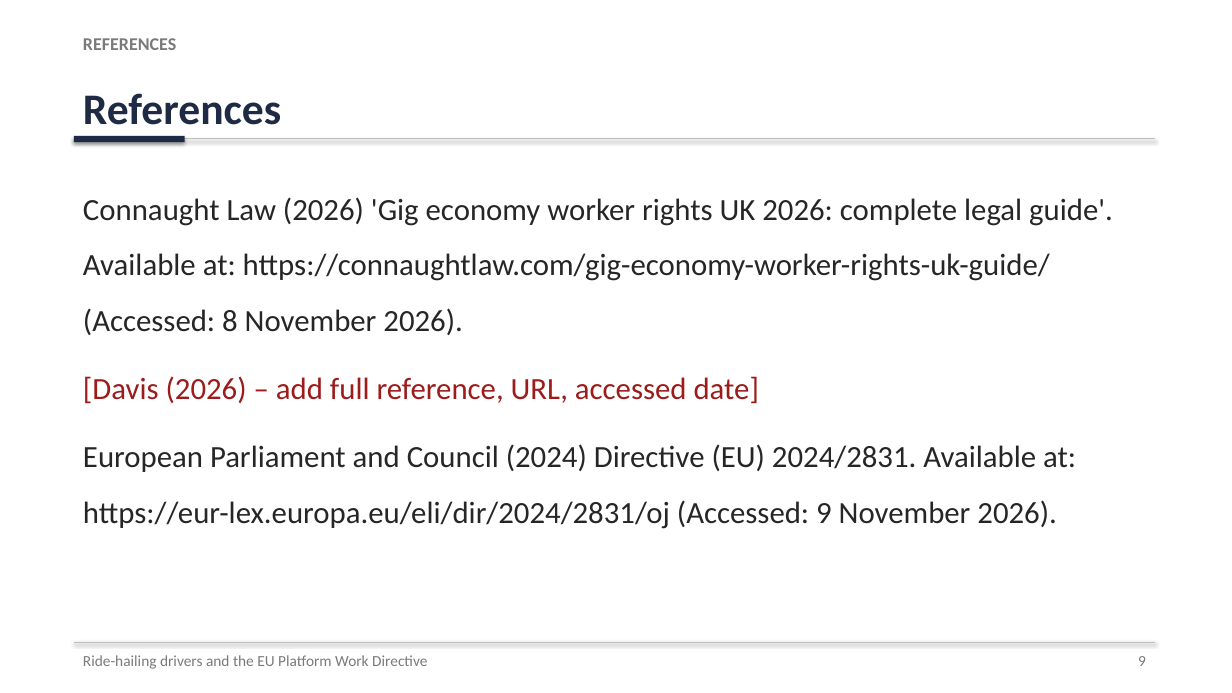
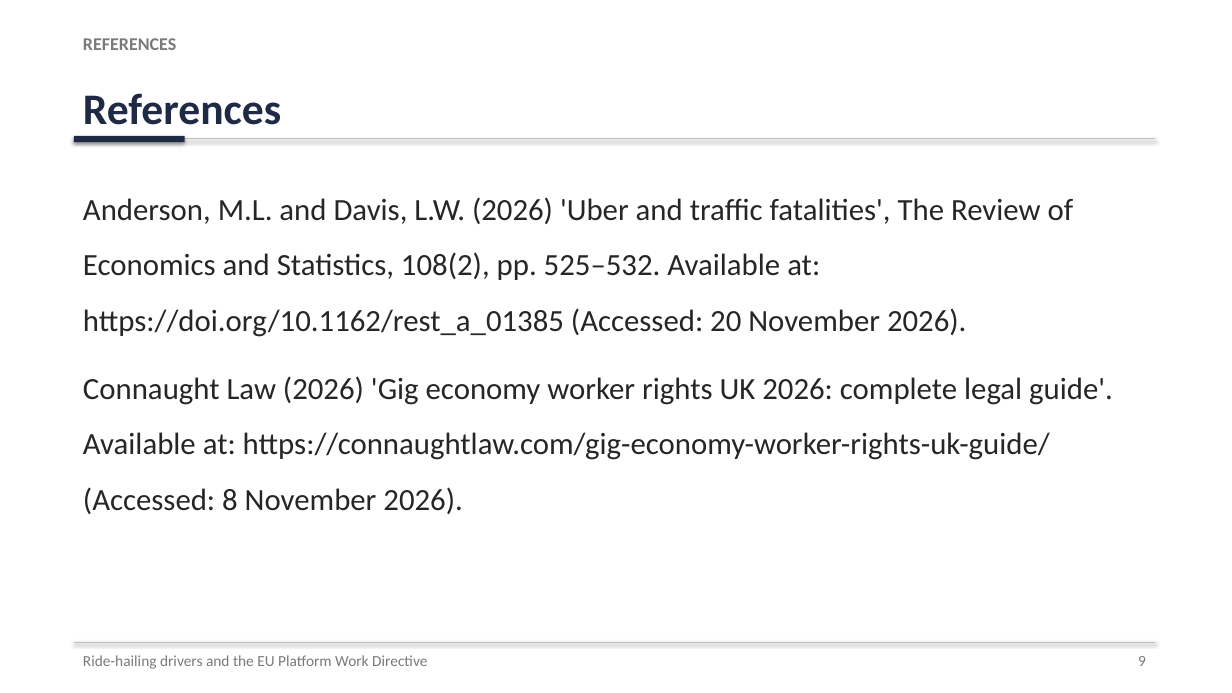
Before and after one commit to karanrg22-svg/skill, a slide deck: slide 9 of Ride-Hailing_Presentation.pptx. Drawn at 1232x693 pixels with LibreOffice and Linux fonts; fonts in the diff are those of the drawing. Boxes give left, top, right and bottom in pixels: in the first picture for what was removed or moved away, otherwise in the second. Text is boxed around its words. In the diff, an @@ line names an element or a change of style, - is before the commit and + after.

```diff
--- a/Ride-Hailing_Presentation.pptx
+++ b/Ride-Hailing_Presentation.pptx
@@ text at (x1=83, y1=197, x2=1074, y2=337): paragraph added @@
+Anderson, M.L. and Davis, L.W. (2026) 'Uber and traffic fatalities', The Review of Economics and Statistics, 108(2), pp. 525–532. Available at: https://doi.org/10.1162/rest_a_01385 (Accessed: 20 November 2026).
@@ text at (x1=83, y1=376, x2=1076, y2=529): paragraphs removed @@
-[Davis (2026) – add full reference, URL, accessed date]
-European Parliament and Council (2024) Directive (EU) 2024/2831. Available at: https://eur-lex.europa.eu/eli/dir/2024/2831/oj (Accessed: 9 November 2026).
```
Also in this commit, not shown: 3 other slides changed, 1 slide added.
